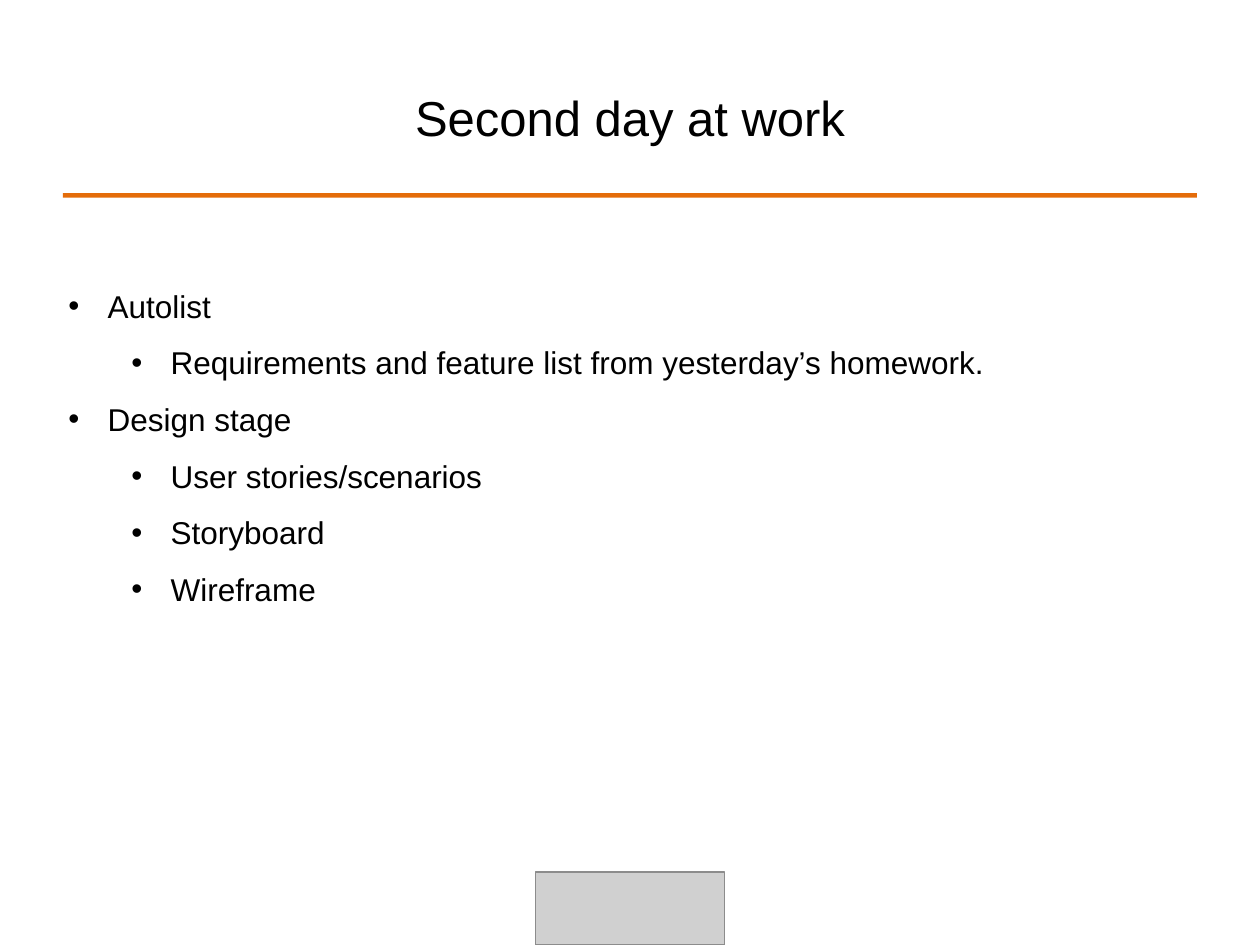
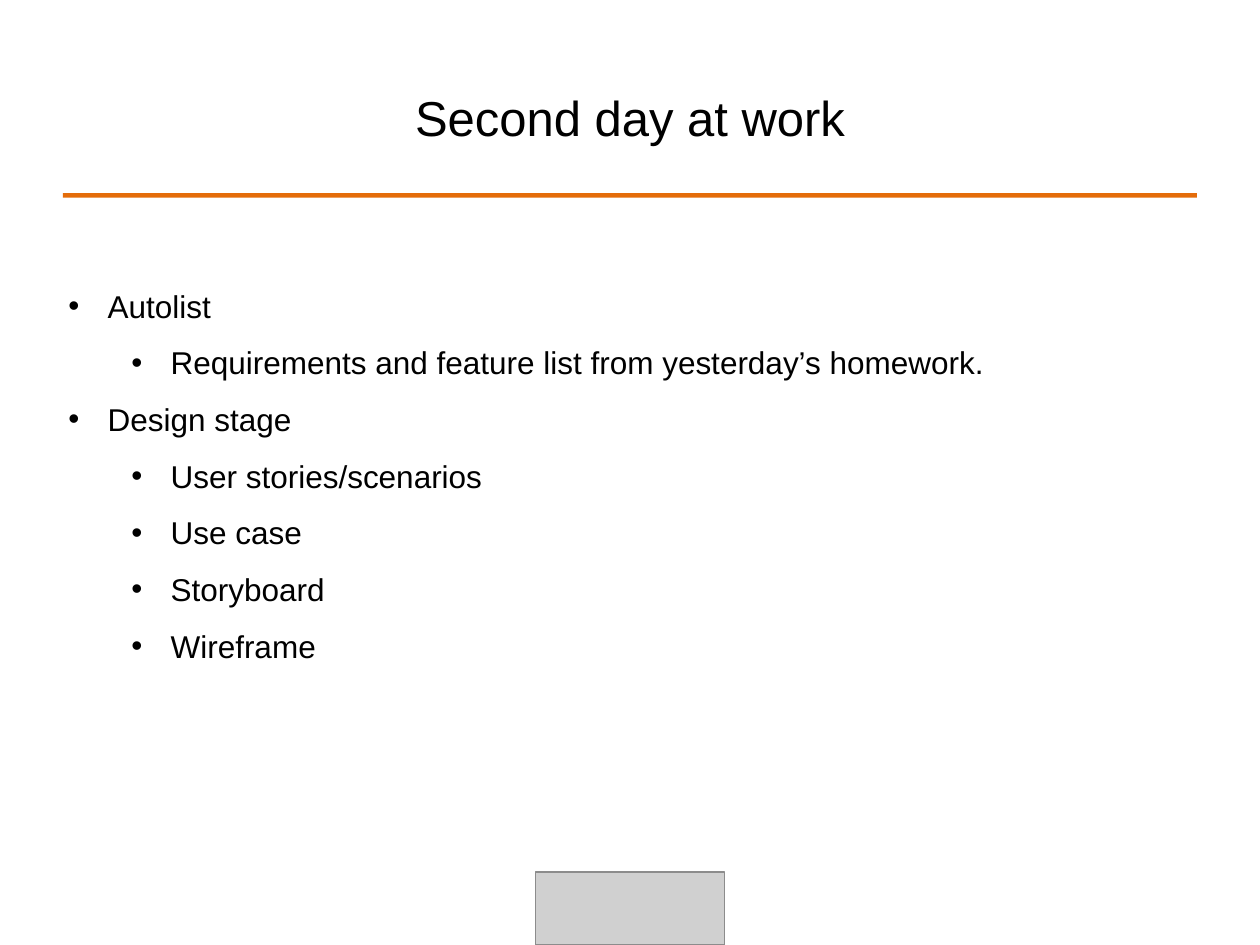
Before and after one commit to ALPHACamp/Camp-3-iOS-Dev, a slide deck: slide 26 of Class presentation/Week1 - Shyne/10-07-2014.ppt (slide 23 before the commit). Drawn at 1260x945 pixels with LibreOffice and Linux fonts; fonts in the diff are those of the drawing; grey boxes stand for pictures. Boxes give left, top, right and bottom in pixels: in the first picture for what was removed or moved away, otherwise in the second. Text is boxed around its words. In the diff, an @@ line names an element or a change of style, - is before the commit and + after.

```diff
--- a/Class presentation/Week1 - Shyne/10-07-2014.ppt
+++ b/Class presentation/Week1 - Shyne/10-07-2014.ppt
@@ text at bbox=[171, 522, 301, 545]: paragraph added @@
+  • Use case
```
Also in this commit, not shown: 7 other slides changed, 2 slides added, 2 other files.
